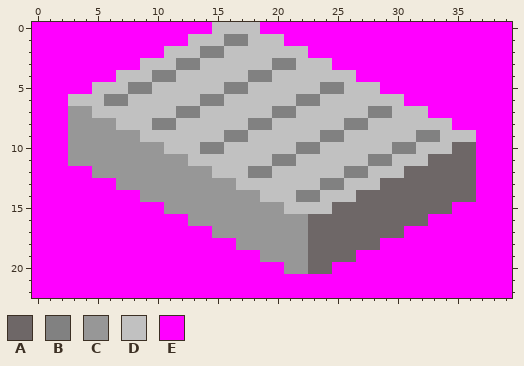
Two versions of one pixel-art sprite, trunk/media/conveyor_dir_13.png. The first picture shows the starting point.
The file is 40x23 pixels. Colours within 5 levels of each other are drawn and written as one.
Palette (. is transparent): A #6e6767  B #818181  C #979797  D #c1c1c1  E #ff00ff
After:
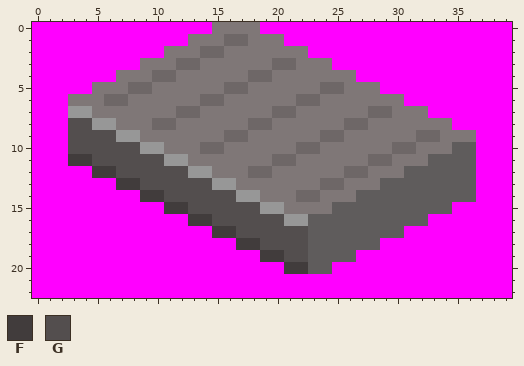
Colours new in this view: F #413c3c  G #534e4e
Difference:
colour A: #6e6767 -> #5f5c5c
colour B: #818181 -> #6e6767
colour D: #c1c1c1 -> #7f7777
y 8: x 3..4 CC -> GG
y 9: x 3..6 CCCC -> GGGG
y 10: x 3..8 CCCCCC -> GGGGGG
y 11: x 3..10 CCCCCCCC -> FFGGGGGG
y 12: x 5..12 CCCCCCCC -> FFGGGGGG
y 13: x 7..14 CCCCCCCC -> FFGGGGGG
y 14: x 9..16 CCCCCCCC -> FFGGGGGG
y 15: x 11..18 CCCCCCCC -> FFGGGGGG
y 16: x 13..20 CCCCCCCC -> FFGGGGGG
y 17: x 15..22 CCCCCCCC -> FFGGGGGG
y 18: x 17..22 CCCCCC -> FFGGGG
y 19: x 19..22 CCCC -> FFGG
y 20: x 21..22 CC -> FF
Changed places in both pictures, as pixel boxes (x1, y1, x2, y2):
changed: (68, 22, 476, 274)
